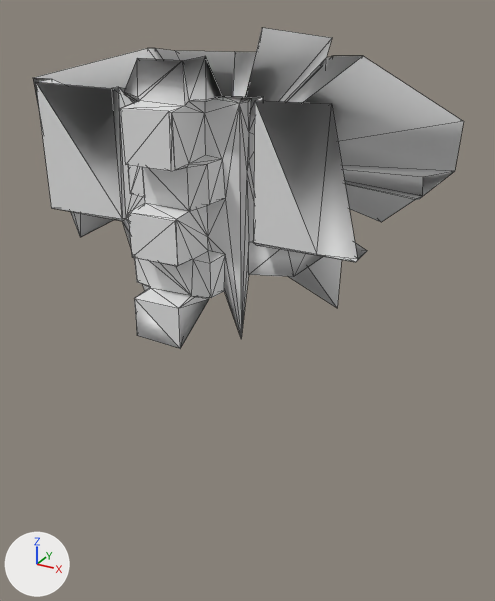
Before and after pictures for a commit that changed the OBJ model src/main/resources/assets/kn8/meshes/mina/body.obj.
Camera for both pictures: a 50 mm lens placed at (0.267, -0.412, 1.107), pointed at (0.005, 0.064, 0.869). The axes (+X, +Y, +Z) are drawn at lower left. The lights are the same throughout. The first picture is the older version. Mesh edges are drawn as thin lines. Where no turn or scale is listed for an object, it has been applied to the vertices. Vertices at exactly the same position are counted once.

Script lines for the objects in view, before the commit:
```python
me_body = bpy.data.meshes.new('body')
me_body.from_pydata(...)  # 179 vertices, 353 faces; spans x -0.149..0.147, y -0.059..0.165, z 0.84..1.085
ob_body = bpy.data.objects.new('body', me_body)
ob_body.location = (0.0, 0.0, 0.0)
```
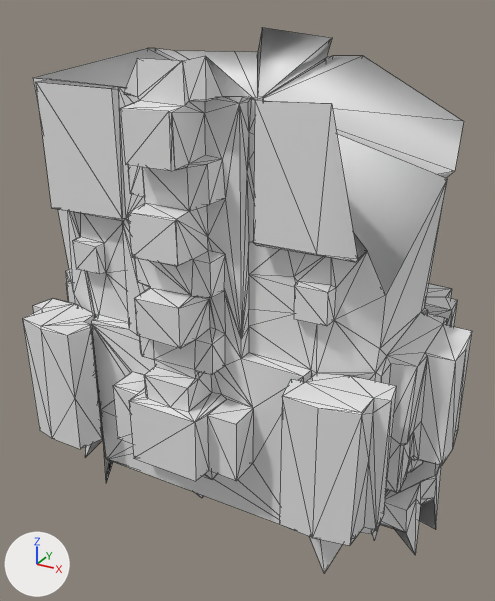
Location of each change, [x1, y1, x2, y2] in pixels of the pictures (495 x 601 px):
'body', reshaped (70% taller)
    before: [33, 28, 464, 349]
    after: [23, 28, 472, 573]
part 1 of me_body, built on
    before: [34, 28, 464, 307]
    after: [23, 28, 472, 573]

The edits, one by one:
me_body is used by ob_body; location (0.0, 0.0, 0.0).
me_body had 179 vertices, 353 faces and spanned x -0.149..0.147, y -0.059..0.165, z 0.84..1.085.
me_body now has 743 vertices, 1487 faces and spans x -0.189..0.189, y -0.061..0.197, z 0.677..1.085.
me_body part 1: 1 vertex removed from x -0.002, y 0.049, z 0.993; 565 vertices added at x -0.189..0.189, y -0.061..0.197, z 0.677..1.037.
